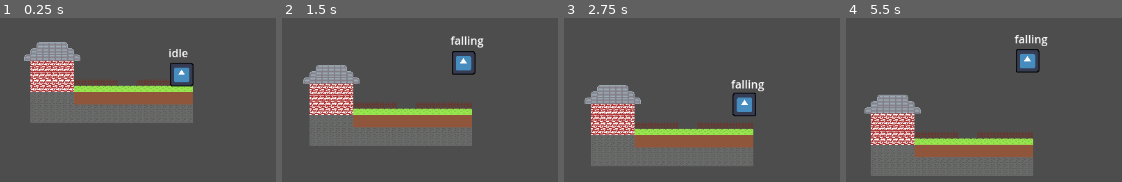
Above: before the commit, frames 1-4 (left to right).
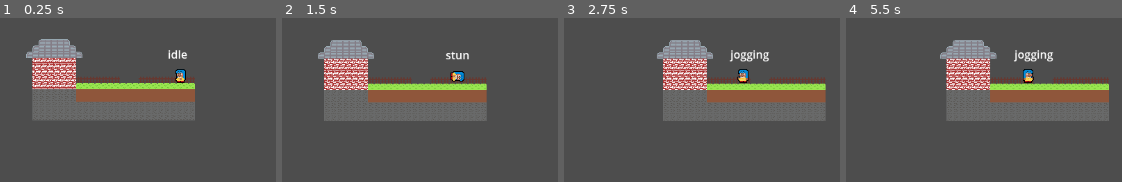
Above: after the commit, the same moments.

Repository: CoolDotty/Can-we-keep-it
Game: Godot game, scene res://Main.tscn
Same seed, same stepped clock (60 frames per second), same inputs: the game is played once before the commit and once after it. The engine's default icon, where the game draws it, is replaced by a stand-in: a white triangle on a blue panel in a dark square.
Inputs:
- Up to frame 1 (0.25 s): no input
- Up to frame 2 (1.5 s): hold D (move_right) from 0.53 s (still down); tap Space (jump) at 0.6, 0.77, 1.07, 1.35 s
- Up to frame 3 (2.75 s): tap Space (jump) at 1.52, 1.82, 2.1 s; release D (move_right) at 2.03 s; hold A (move_left) from 2.03 s (still down)
- Up to frame 4 (5.5 s): release A (move_left) at 2.78 s; hold D (move_right) 2.78-4.28 s; tap Space (jump) at 2.85, 3.02, 3.32, 3.6, 3.77, 4.07, 4.35, 4.52, 4.82, 5.1 s; hold A (move_left) 4.28-5.03 s; hold D (move_right) from 5.03 s (still down)

The runs differ from the first frame. In frame 1, 7.7% of the frame differs, in the area x 8-71%, y 12-65%; in frame 2, 27%; in frame 3, 33%; in frame 4, 34%, in the area x 6-96%, y 10-97%.

Commit message:
movement tweaks

Diff:
--- a/scenes/ChaseCamera/ChaseCamera.gd
+++ b/scenes/ChaseCamera/ChaseCamera.gd
@@ -1,7 +1,7 @@
 extends Camera2D
 
 @export var focus: Node2D = null
-@export var lerp_speed: float = 5.0
+@export var lerp_speed: float = 20.0
 
 # Called when the node enters the scene tree for the first time.
 func _ready():
--- a/scenes/Player/Player.gd
+++ b/scenes/Player/Player.gd
@@ -11,8 +11,8 @@
 var player_state = MoveState.falling
 
 #jump and move vars [g]round [a]ir
-@export var g_top_speed		= 600
-@export var g_jog_speed		= 100
+@export var g_top_speed		= 500
+@export var g_jog_speed		= 60
 @export var g_turbo_multiplier = 6
 @export var g_forward_speed =  1
 @export var g_reverse_speed =  10
@@ -23,7 +23,7 @@
 @export var a_reverse_speed =  5
 @export var a_decel 		=  3 #air friction
 
-@export var jump_strength 	= -600
+@export var jump_strength 	= -400
 @export var grav_normal		=  980 #normal gravity, like when move off a ledge
 @export var grav_on_jump 	=  980 #project settings = 980
 @export var grav_on_fall 	=  980 * 2 #increase grav on release jump button
@@ -32,11 +32,76 @@
 @onready var jump_hold_timer = $JumpHoldTimer
 @onready var turbo_timer = $TurboTimer
 @onready var stun_timer = $StunTimer
+@onready var player_sprite = $FollowParent2D/Player
+
+var direction = 1
+
+func _process(delta):
+	match player_state:
+		MoveState.idle:
+			player_sprite.rotation_degrees = 0
+			player_sprite.speed_scale = -1
+			player_sprite.frame = 1
+		MoveState.jogging:
+			player_sprite.rotation_degrees = 0
+			player_sprite.speed_scale = sign(velocity.x) * clampf(abs(velocity.x * 0.01), 0.1, 2.0)
+			if direction == 1:
+				# Point in opposite direction if stunned
+				if player_state == MoveState.stun:
+					player_sprite.scale.x = 1
+				else:
+					player_sprite.scale.x = -1
+			else:
+				# Point in opposite direction if stunned
+				if player_state == MoveState.stun:
+					player_sprite.scale.x = -1
+				else:
+					player_sprite.scale.x = 1
+		MoveState.turbo:
+			player_sprite.rotation_degrees = 0
+			player_sprite.speed_scale = sign(velocity.x) * clampf(abs(velocity.x * 0.01), 0.1, 2.0)
+			if direction == 1:
+				# Point in opposite direction if stunned
+				if player_state == MoveState.stun:
+					player_sprite.scale.x = 1
+				else:
+					player_sprite.scale.x = -1
+			else:
+				# Point in opposite direction if stunned
+				if player_state == MoveState.stun:
+					player_sprite.scale.x = -1
+				else:
+					player_sprite.scale.x = 1
+		MoveState.skidding:
+			player_sprite.speed_scale = -1
+			player_sprite.frame = 1
+			player_sprite.rotation_degrees = 0
+		MoveState.jumping:
+			player_sprite.speed_scale = -1
+			player_sprite.frame = 0
+			player_sprite.rotation_degrees = 0
+		MoveState.falling:
+			player_sprite.speed_scale = -1
+			player_sprite.frame = 3
+			player_sprite.rotation_degrees = 0
+		MoveState.stun:
+			player_sprite.speed_scale = -1
+			player_sprite.frame = 1
+			player_sprite.rotation_degrees = 90
 
 
 #PHYSICS STEP
 func _physics_process(delta):
 	#friction check
+
+	if velocity.x < 0:
+		direction = -1
+	if velocity.x > 0:
+		direction = 1
+	if abs(velocity.x) > 0:
+		player_sprite.play()
+	else:
+		player_sprite.stop()
 
 	$DEBUG.text = MoveState.keys()[player_state]
 
@@ -353,16 +418,16 @@
 		velocity.y = -300
 		velocity.x = 300
 
-	print(velocity.x)
 	velocity.x = move_toward(velocity.x, 0, g_decel)
 	velocity.y = move_toward(velocity.y, max_fall_speed, grav_on_fall * delta)
 
 	var pre_pos = position
+	var pre_vel = velocity
 	move_and_slide()
 
 	#hit a wall
-	if pre_pos == position:
-		velocity.x *= -1
+	if is_on_wall():
+		velocity.x = pre_vel.x * -1
 
 	if stun_timer.is_stopped():
 		if Input.get_axis("move_left", "move_right"):
--- a/scenes/Player/Player.tscn
+++ b/scenes/Player/Player.tscn
@@ -1,36 +1,88 @@
-[gd_scene load_steps=7 format=3 uid="uid://rwjo72v4gsim"]
+[gd_scene load_steps=14 format=3 uid="uid://rwjo72v4gsim"]
 
 [ext_resource type="Script" path="res://scenes/Player/Player.gd" id="1_ynfev"]
 [ext_resource type="Script" path="res://addons/FollowParent/FollowParent2D/FollowParent2D.gd" id="2_n4u13"]
-[ext_resource type="Texture2D" uid="uid://cxccupngq2q7k" path="res://icon.svg" id="2_pa6j8"]
 [ext_resource type="Shader" path="res://scripts/Outline.gdshader" id="3_1j4ee"]
+[ext_resource type="Texture2D" uid="uid://bd11npa3k70si" path="res://scenes/Player/plop_run.png" id="4_52fsi"]
 
 [sub_resource type="RectangleShape2D" id="RectangleShape2D_y01nk"]
-size = Vector2(30, 32)
+size = Vector2(24, 23)
 
 [sub_resource type="ShaderMaterial" id="ShaderMaterial_2mjv4"]
 shader = ExtResource("3_1j4ee")
 shader_parameter/color = Color(0, 0, 0, 1)
-shader_parameter/width = 4.0
+shader_parameter/width = 1.0
 shader_parameter/pattern = 2
 shader_parameter/inside = false
 shader_parameter/add_margins = true
+
+[sub_resource type="AtlasTexture" id="AtlasTexture_ikbr5"]
+atlas = ExtResource("4_52fsi")
+region = Rect2(0, 0, 27, 36)
+
+[sub_resource type="AtlasTexture" id="AtlasTexture_c7l05"]
+atlas = ExtResource("4_52fsi")
+region = Rect2(27, 0, 27, 36)
+
+[sub_resource type="AtlasTexture" id="AtlasTexture_6dbhn"]
+atlas = ExtResource("4_52fsi")
+region = Rect2(54, 0, 27, 36)
+
+[sub_resource type="AtlasTexture" id="AtlasTexture_885gp"]
+atlas = ExtResource("4_52fsi")
+region = Rect2(81, 0, 27, 36)
+
+[sub_resource type="AtlasTexture" id="AtlasTexture_1daw5"]
+atlas = ExtResource("4_52fsi")
+region = Rect2(108, 0, 27, 36)
+
+[sub_resource type="AtlasTexture" id="AtlasTexture_h82d8"]
+atlas = ExtResource("4_52fsi")
+region = Rect2(135, 0, 27, 36)
+
+[sub_resource type="SpriteFrames" id="SpriteFrames_mjjow"]
+animations = [{
+"frames": [{
+"duration": 1.0,
+"texture": SubResource("AtlasTexture_ikbr5")
+}, {
+"duration": 1.0,
+"texture": SubResource("AtlasTexture_c7l05")
+}, {
+"duration": 1.0,
+"texture": SubResource("AtlasTexture_6dbhn")
+}, {
+"duration": 1.0,
+"texture": SubResource("AtlasTexture_885gp")
+}, {
+"duration": 1.0,
+"texture": SubResource("AtlasTexture_1daw5")
+}, {
+"duration": 1.0,
+"texture": SubResource("AtlasTexture_h82d8")
+}],
+"loop": true,
+"name": &"Turbo",
+"speed": 15.0
+}]
 
 [node name="Player" type="CharacterBody2D"]
 script = ExtResource("1_ynfev")
 
 [node name="CollisionShape2D" type="CollisionShape2D" parent="."]
+position = Vector2(0, -1)
 shape = SubResource("RectangleShape2D_y01nk")
 
 [node name="FollowParent2D" type="Node2D" parent="."]
 top_level = true
 script = ExtResource("2_n4u13")
-lerp_speed = 50.0
+lerp_speed = 100.0
 
-[node name="Icon" type="Sprite2D" parent="FollowParent2D"]
+[node name="Player" type="AnimatedSprite2D" parent="FollowParent2D"]
 material = SubResource("ShaderMaterial_2mjv4")
-scale = Vector2(0.25, 0.25)
-texture = ExtResource("2_pa6j8")
+sprite_frames = SubResource("SpriteFrames_mjjow")
+animation = &"Turbo"
+frame_progress = 0.848578
 
 [node name="JumpHoldTimer" type="Timer" parent="."]
 wait_time = 0.5
@@ -44,7 +96,6 @@
 text = "TEST"
 
 [node name="TurboTimer" type="Timer" parent="."]
-wait_time = 1.5
 one_shot = true
 
 [node name="StunTimer" type="Timer" parent="."]
Binary file added: scenes/Player/plop_run.png
Not shown, added: scenes/Player/plop_run.png.import
